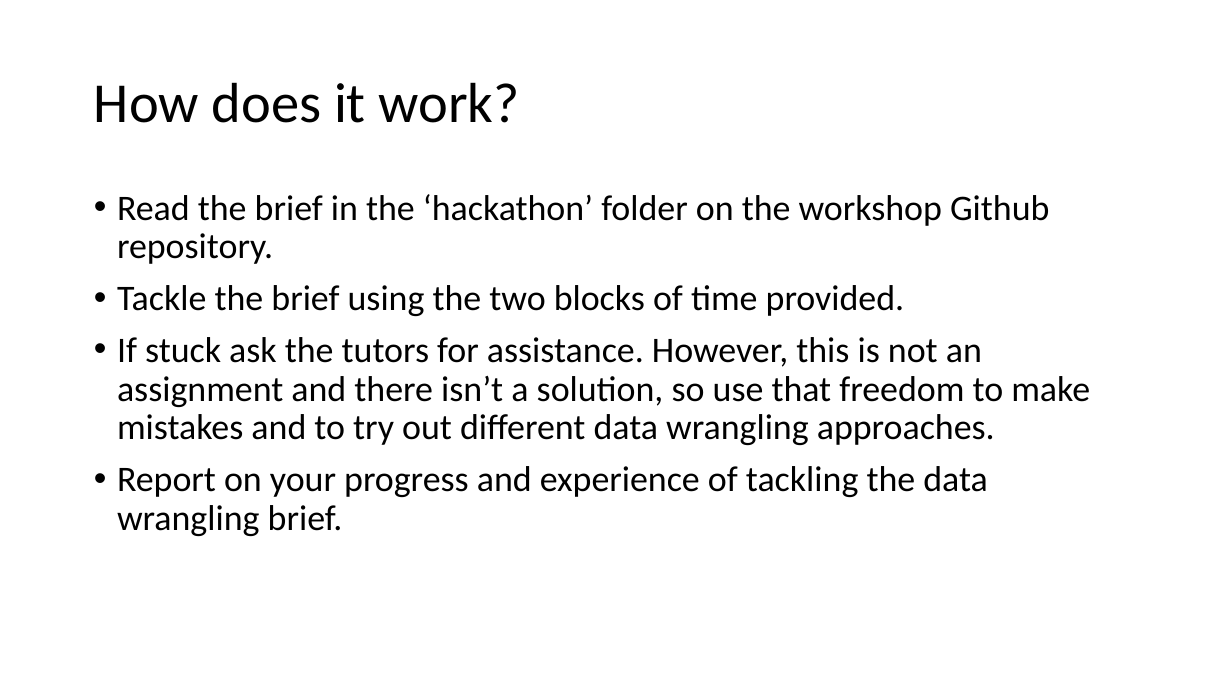
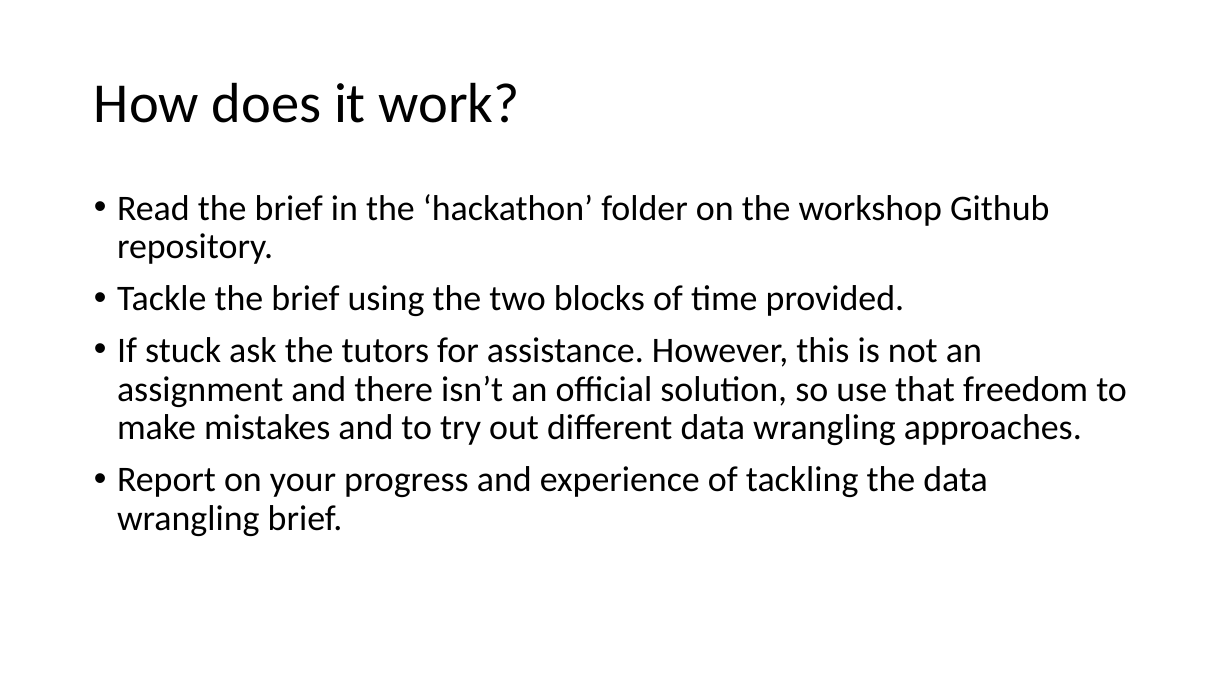
Before and after one commit to DiarmuidM/aqmen-data-wrangling-in-R, a slide deck: slide 5 of resources/workshop-presentations/aqmen_data-wrangling-hackathon_201903.pptx. Drawn at 1232x693 pixels with LibreOffice and Linux fonts; fonts in the diff are those of the drawing. Boxes give left, top, right and bottom in pixels: in the first picture for what was removed or moved away, otherwise in the second. Text is boxed around its words. In the diff, an @@ line names an element or a change of style, - is before the commit and + after.

```diff
--- a/resources/workshop-presentations/aqmen_data-wrangling-hackathon_201903.pptx
+++ b/resources/workshop-presentations/aqmen_data-wrangling-hackathon_201903.pptx
@@ text at <box>117,337,1127,445</box>: text changed @@
-• If stuck ask the tutors for assistance. However, this is not an assignment and there isn’t a solution, so use that freedom to make mistakes and to try out different data wrangling approaches.
+• If stuck ask the tutors for assistance. However, this is not an assignment and there isn’t an official solution, so use that freedom to make mistakes and to try out different data wrangling approaches.
```
Also in this commit, not shown: 1 other file.
